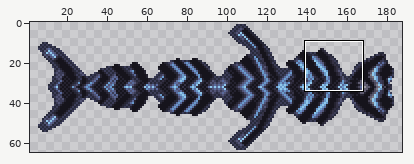
Pixel-art file: arts/SpaceWhale-01-v1-0.aseprite. The picture above shows the old version from afar; the outline marks the close-up.
Close-up. Before the commit:
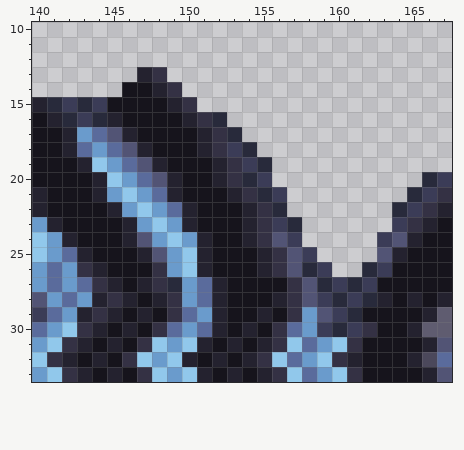
192x65 pixels, 1 frame. Shown: x 140..167, y 10..33. The wide view leaves out empty margins.
Once edited:
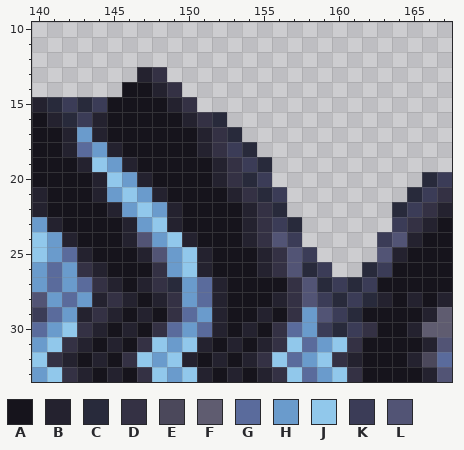
Palette (. is transparent): A #16141c  B #24222f  C #282a3b  D #343144  E #4b485b  F #5f5c70  G #5a6b9c  H #6a9bcc  J #91c8eb  K #3b3c57  L #525475
The edit:
--- layer "Whale-Top-01"
@@ x 142..153 @@
 15 KCKAAAABD...
-16 CKCBAAAABDC.
-17 BHGLBAAAABDC
-18 BGHGLBAAABDK
-19 ABJHGLBAAABD
-20 AABJHGLBAABD
-21 AABHJHGBAAAB
-22 AAABHJHGBAAA
-23 AAAABHJHBAAA
-24 BAAABLHJHBAA
+16 CKBAAAAABDC.
+17 BHBAAAAAABDC
+18 BGHBAAAAABDK
+19 ABJHBAAAAABD
+20 AABJHBAAAABD
+21 AABHJHBAAAAB
+22 AAABHJHBAAAA
+23 AAAABHJBAAAA
+24 BAAABLHJBAAA
 25 GBAAABLHJBAA
Changed places in both close-ups, as pixel boxes (x1, y1, x2, y2):
changed: (92, 112, 212, 247)
